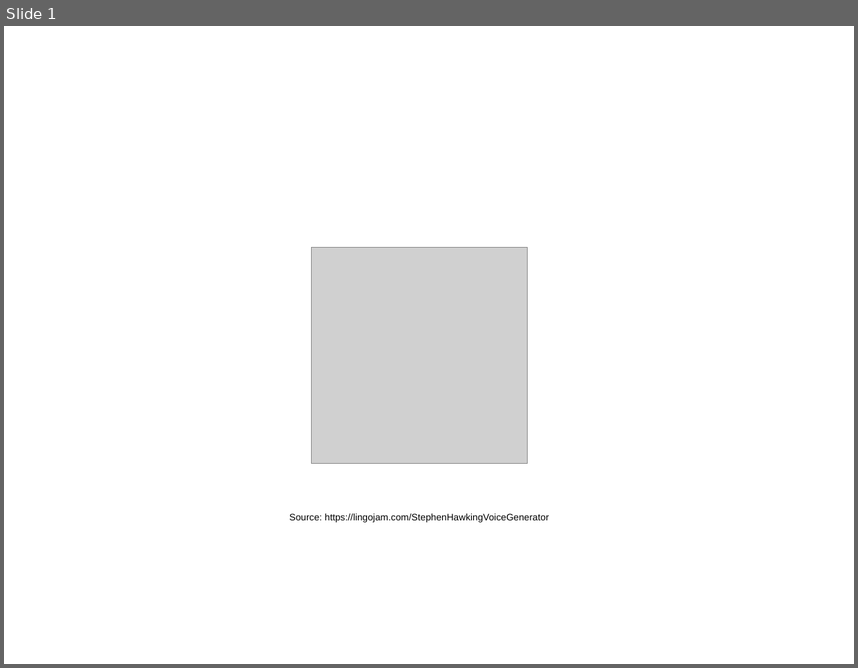
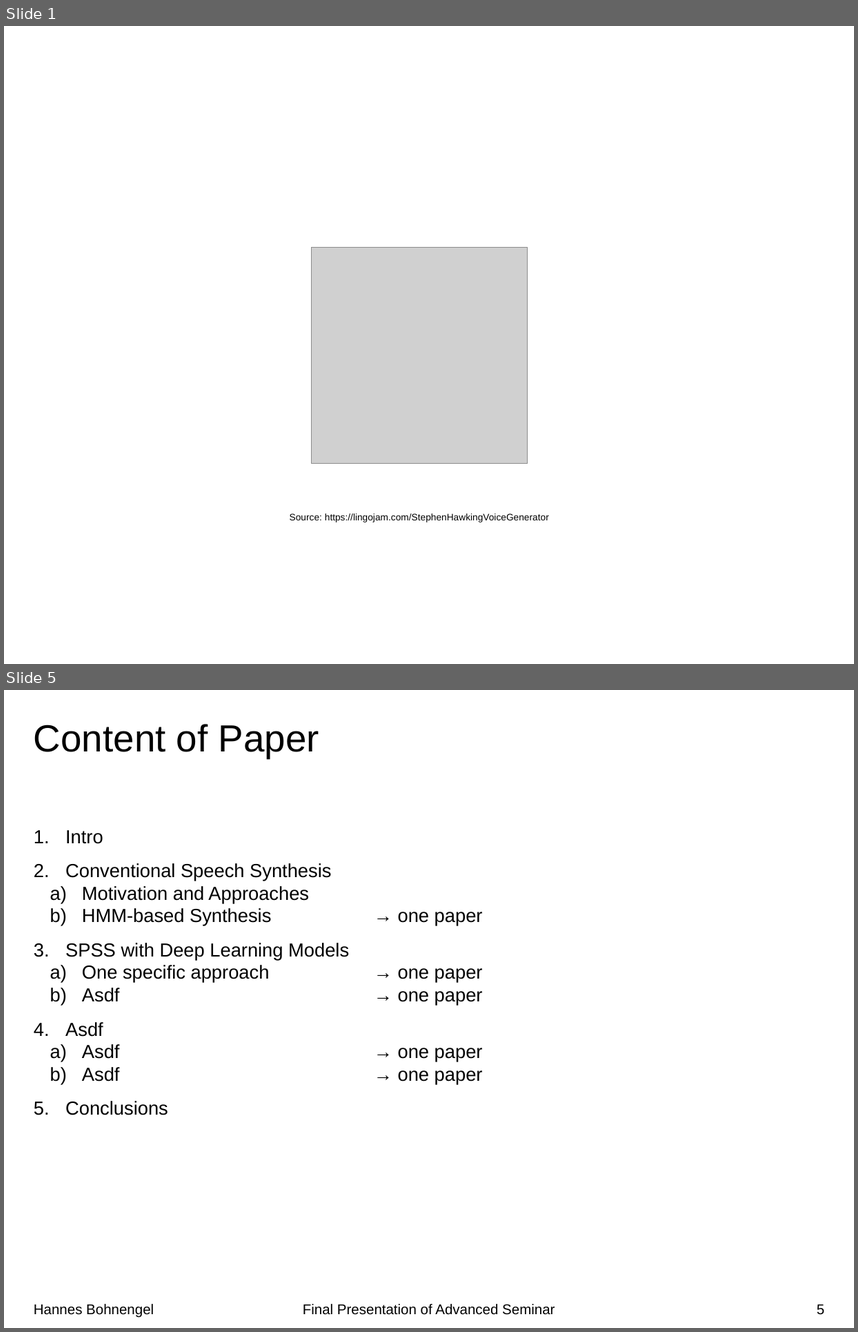
Before and after one commit to hannesb0/deeplearning, a slide deck: pres/Final_Presentation_V02.pptx. Shown one above the other, each under a label of ours: slide 1 before the commit, slides 1 and 5 after it; the slides between them are not shown. The pictures are 858x668 and 858x1332 pixels, drawn with LibreOffice and Linux fonts; fonts in the diff are those of the drawing; grey boxes stand for pictures; background and template pictures are left out. Boxes give left, top, right and bottom in pixels: in the first picture for what was removed or moved away, otherwise in the second. Text is boxed around its words. In the diff, an @@ line names an element or a change of style, - is before the commit and + after.

```diff
--- a/pres/Final_Presentation_V02.pptx
+++ b/pres/Final_Presentation_V02.pptx
@@ slide 5 added at bbox=[4, 690, 854, 1328], background #FFFFFF @@
@@ title added at bbox=[34, 724, 319, 758], 32 pt, text #000000 @@
+Content of Paper
@@ text added at bbox=[65, 830, 483, 1115], 16 pt, text #000000 @@
+1. Intro
+2. Conventional Speech Synthesis
+  a) Motivation and Approaches
+  b) HMM-based Synthesis → one paper
+3. SPSS with Deep Learning Models
+  a) One specific approach → one paper
+  b) Asdf → one paper
+4. Asdf
+  a) Asdf → one paper
+  b) Asdf → one paper
+5. Conclusions
@@ text added at bbox=[34, 1303, 154, 1317], 12 pt, text #000000 @@
+Hannes Bohnengel
@@ text added at bbox=[303, 1303, 555, 1314], 12 pt, text #000000 @@
+Final Presentation of Advanced Seminar
@@ page number added at bbox=[817, 1304, 824, 1314], 12 pt, text #000000 @@
+5
```
Also in this commit, not shown: 23 slides changed, 6 other files.
